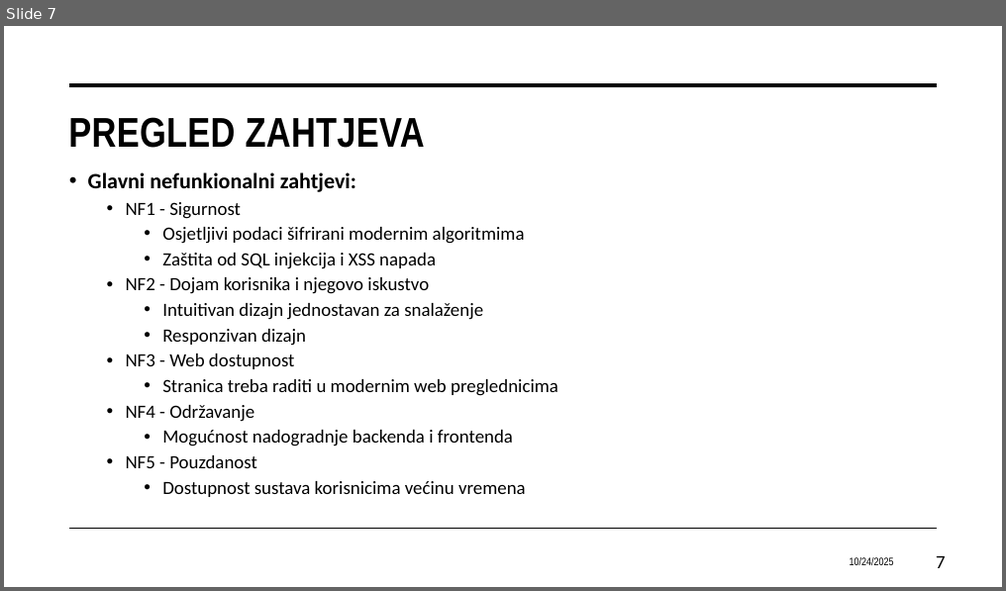
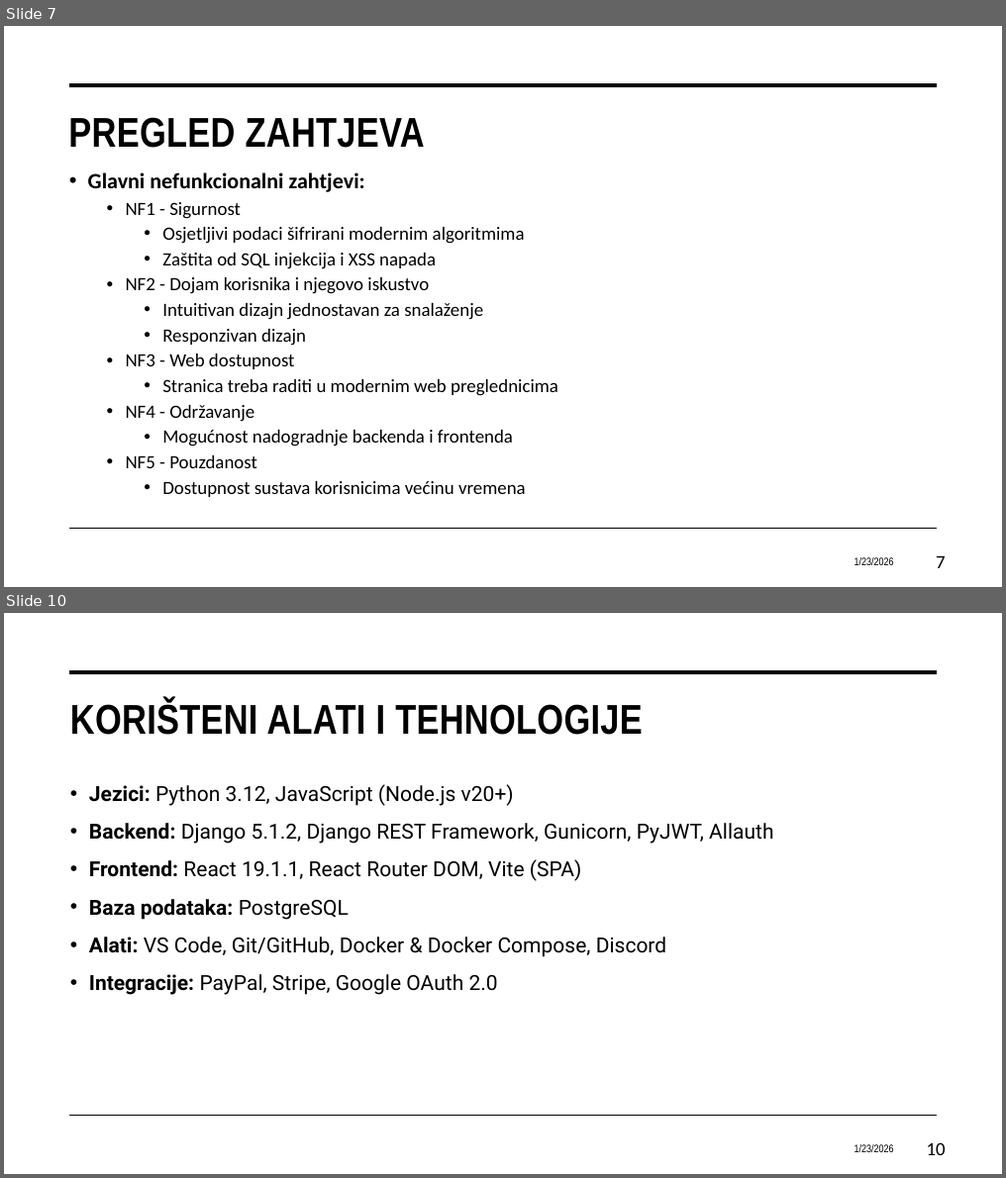
Before and after one commit to Nikolaaa777/Progi---13.4---PawPal, a slide deck: PawPal.pptx. Shown one above the other, each under a label of ours: slide 7 before the commit, slides 7 and 10 after it; the slides between them are not shown. The pictures are 1006x591 and 1006x1178 pixels, drawn with LibreOffice and Linux fonts; fonts in the diff are those of the drawing. Boxes give left, top, right and bottom in pixels: in the first picture for what was removed or moved away, otherwise in the second. Text is boxed around its words. In the diff, an @@ line names an element or a change of style, - is before the commit and + after.

```diff
--- a/PawPal.pptx
+++ b/PawPal.pptx
@@ slide 10 added at bbox=[4, 613, 1002, 1174], background #FFFFFF; not listed: 2 template elements that a slide beside it also shows @@
@@ title added at bbox=[70, 699, 643, 735], 40 pt, text #000000, bold @@
+KORIŠTENI ALATI I TEHNOLOGIJE
@@ text added at bbox=[89, 784, 773, 995], 20 pt, text #000000 @@
+• Jezici: Python 3.12, JavaScript (Node.js v20+)
+• Backend: Django 5.1.2, Django REST Framework, Gunicorn, PyJWT, Allauth
+• Frontend: React 19.1.1, React Router DOM, Vite (SPA)
+• Baza podataka: PostgreSQL
+• Alati: VS Code, Git/GitHub, Docker & Docker Compose, Discord
+• Integracije: PayPal, Stripe, Google OAuth 2.0
@@ text added at bbox=[854, 1145, 894, 1153], 10.5 pt, text #000000 @@
+1/23/2026
@@ page number added at bbox=[927, 1143, 945, 1156], 18 pt, text #000000 @@
+10
@@ slide 7 changed as well @@
@@ text at bbox=[88, 173, 365, 192]: text changed @@
-• Glavni nefunkionalni zahtjevi:
+• Glavni nefunkcionalni zahtjevi:
@@ text at bbox=[854, 558, 894, 566]: text changed @@
-10/24/2025
+1/23/2026
```
Also in this commit, not shown: 6 other slides changed, 4 other slides added, 1 slide removed.
